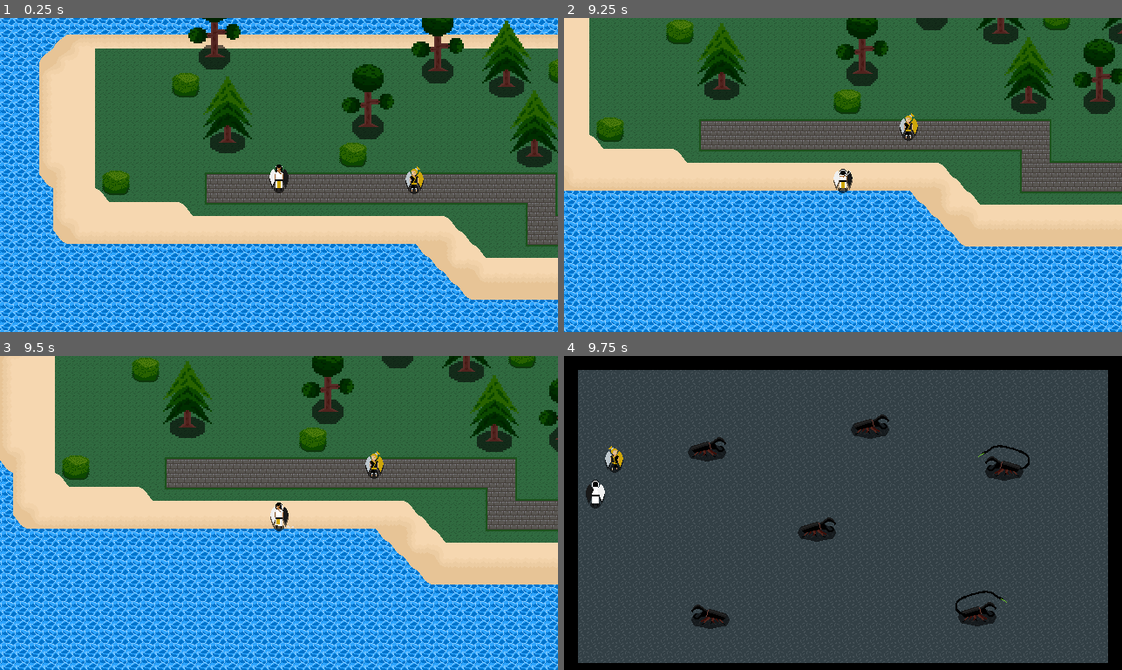
Above: before the commit, frames 1-4 (two rows, left to right).
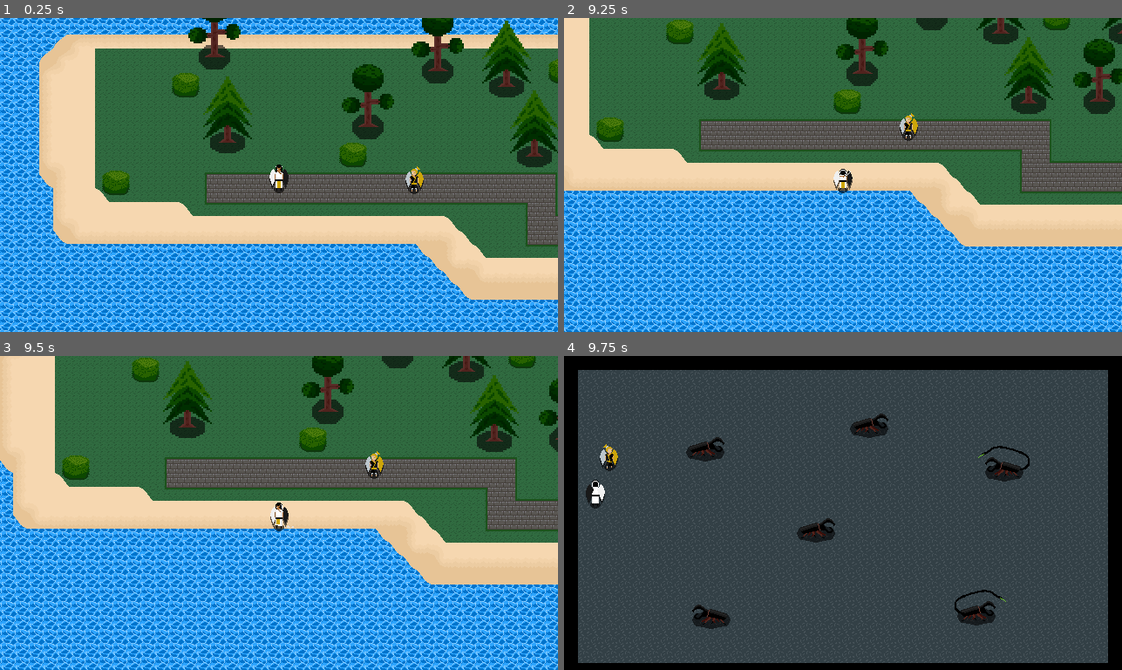
Above: after the commit, the same moments.

Repository: mitchellh5/simple_top_down_game_1.0
Game: Godot game, scene res://world/oblivion.tscn
Two runs of this game, one before a commit and one after it. Both use one fixed random seed, a clock stepped at 60 frames per second and the inputs below.
Inputs (mouse positions are in pixels of both pictures, inside the frame that each line leads up to):
- Up to frame 1 (0.25 s): no input
- Up to frame 2 (9.25 s): tap Enter at 0.5, 8 s; move the mouse to (965, 159) at 0.52 s; press the mouse at (965, 159) at 0.53 s; hold Right (move_right) 0.53-1.28 s; move the mouse to (731, 190) at 1.27 s; release the mouse at (731, 190) at 1.28 s; hold Down (move_down) 1.28-2.03 s; tap Space (advance_dialogue) at 1.35, 3.5, 8.75, 8.85 s; click (731, 190) at 1.55 s; move the mouse to (898, 105) at 2.02 s; hold Right (move_right) 2.03-2.78 s; hold E (interact) 2.03-2.78 s; click (898, 105) at 2.3 s; move the mouse to (815, 237) at 2.77 s; hold Up (move_up) 2.78-3.53 s; click (815, 237) at 2.85 s; move the mouse to (1010, 222) at 3.52 s; hold Right mouse button (secondary_attack) 3.53-4.28 s; hold Left (move_left) 3.53-5.03 s; click (1010, 222) at 3.8 s; move the mouse to (675, 127) at 4.27 s; click (675, 127) at 4.35 s; move the mouse to (870, 175) at 5.02 s; hold Down (move_down) 5.03-5.78 s; hold Space (advance_dialogue) 5.03-5.78 s; click (870, 175) at 5.3 s; move the mouse to (759, 96) at 5.77 s; hold Right (move_right) 5.78-6.53 s; tap E (interact) at 5.85 s; click (759, 96) at 6.05 s; move the mouse to (965, 159) at 6.52 s; press the mouse at (965, 159) at 6.53 s; hold Up (move_up) 6.53-7.28 s; move the mouse to (731, 190) at 7.27 s; release the mouse at (731, 190) at 7.28 s; hold Right (move_right) 7.28-8.03 s; right-click (731, 190) at 7.35 s; click (731, 190) at 7.55 s; move the mouse to (898, 105) at 8.02 s; press the mouse at (898, 105) at 8.03 s; hold Down (move_down) 8.03-8.78 s; move the mouse to (815, 237) at 8.77 s; release the mouse at (815, 237) at 8.78 s; hold Left (move_left) from 8.78 s (still down); click (815, 237) at 9.05 s
- Up to frame 3 (9.5 s): keep holding Left (move_left)
- Up to frame 4 (9.75 s): move the mouse to (1010, 560) at 9.52 s; release Left (move_left) at 9.53 s; hold Up (move_up) from 9.53 s (still down); hold E (interact) from 9.53 s (still down)

Frames 1-3 are identical in both runs. In frame 4, 1.1% of the frame differs, in the area x 6-84%, y 18-87%.

Commit message:
Fixed the issue of Scythio running around like a maniac while trying to attack Arlithons (it was super easy, barely an inconvenience, and no this is not sarcasm)

Diff:
--- a/scripts/characters/scythio.gd
+++ b/scripts/characters/scythio.gd
@@ -26,7 +26,7 @@
 var at_player : bool = false				#Tracks when this is close enough to the player to start idling when in follow mode
 
 #Basic variables for player
-var speed = 200					#Sets speed of player movement
+var speed : int					#Sets speed of player movement
 var angle : float				#Tracks the direction Mynra is facing
 var player_direction : Vector2	#Used to track the direction the player was last facing for idling
 var health = 10					#Sets health value for Mynra
@@ -62,6 +62,7 @@
 func _physics_process(delta: float) -> void:
 	var dir
 	if player:
+		speed = 200
 		add_to_group("Player")
 		remove_from_group("Companion")
 		if Input.get_connected_joypads().size() > 0:
@@ -76,6 +77,7 @@
 			if dir.length() > 0:
 				dir = dir.normalized()
 	elif !player:
+		speed = 150
 		add_to_group("Companion")
 		remove_from_group("Player")
 		move_and_slide()
--- a/scripts/states/scythio_states/scythio_hunt_arlithons.gd
+++ b/scripts/states/scythio_states/scythio_hunt_arlithons.gd
@@ -59,8 +59,9 @@
 						scythio_animation.play("Run_D")
 					else:
 						scythio_animation.play("Run_U")
-			#elif arlithons.size() == 1:
-				#scythio.target_arlithon = body
+
+			elif arlithons.size() == 1:
+				scythio.target_arlithon = body
 
 func _are_they_all_dead() -> bool:
 	for node in arlithons:
--- a/scripts/states/scythio_states/scythio_prim_atk.gd
+++ b/scripts/states/scythio_states/scythio_prim_atk.gd
@@ -134,6 +134,8 @@
 
 		var bodies = scythio.atk_area.get_overlapping_bodies()
 
+		scythio.velocity = Vector2.ZERO
+
 		if abs_x > abs_y:
 			if direction.x > 0:
 				scythio.atk_area.rotation_degrees = 180
